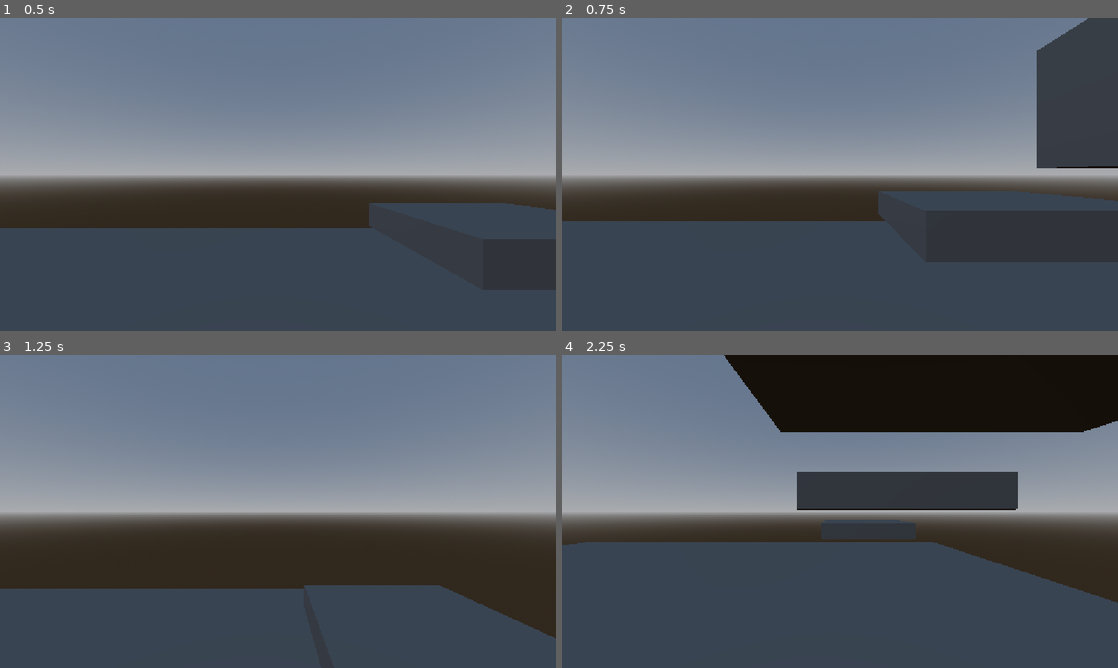
Above: before the commit, frames 1-4 (two rows, left to right).
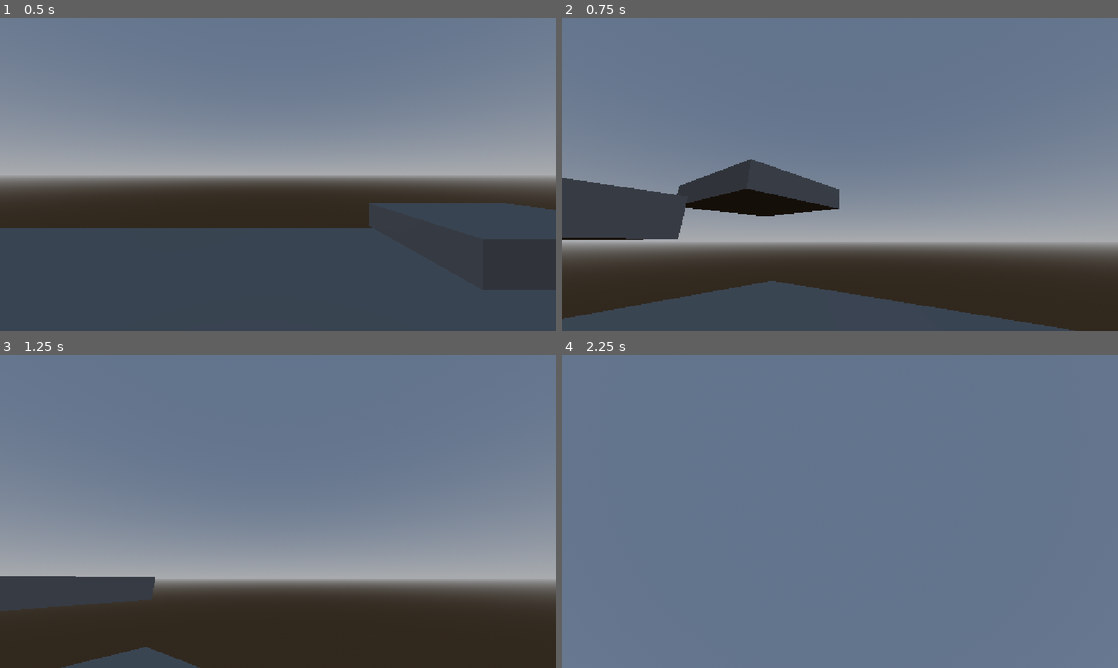
Above: after the commit, the same moments.

Repository: Wistful-Max/ICE-ICE-BABAY-GAME
Game: Godot game, scene res://scenes/Main.tscn
Two runs of this game, one before a commit and one after it. Both use one fixed random seed, a clock stepped at 60 frames per second and the inputs below.
Inputs (mouse positions are in pixels of both pictures, inside the frame that each line leads up to):
- Up to frame 1 (0.5 s): no input
- Up to frame 2 (0.75 s): tap Enter (ui_accept) at 0.5 s; move the mouse to (962, 158) at 0.52 s; hold Right (ui_right) from 0.53 s (still down)
- Up to frame 3 (1.25 s): keep holding Right (ui_right); tap Enter (ui_accept) at 0.77 s
- Up to frame 4 (2.25 s): move the mouse to (728, 527) at 1.27 s; release Right (ui_right) at 1.28 s; hold Down (ui_down) 1.28-2.03 s; tap Enter (ui_accept) at 1.52 s; move the mouse to (895, 442) at 2.02 s; hold Right (ui_right) from 2.03 s (still down)

Frame 1 is identical in both runs. In frame 2, 56% of the frame differs, in the area x 0-100%, y 0-100%; in frame 3, 59%; in frame 4, 85%.

Commit message:
Player: add camera rotation

Diff:
--- a/scripts/player.gd
+++ b/scripts/player.gd
@@ -26,3 +26,9 @@
 		velocity.z = move_toward(velocity.z, 0, SPEED)
 
 	move_and_slide()
+
+func _input(event: InputEvent) -> void:
+	if event is InputEventMouseMotion:
+		rotate_y(-event.relative.x * 0.01)
+		$Camera3D.rotate_x(-event.relative.y * 0.01)
+		$Camera3D.rotation.x = clampf($Camera3D.rotation.x, -deg_to_rad(89), deg_to_rad(89))
